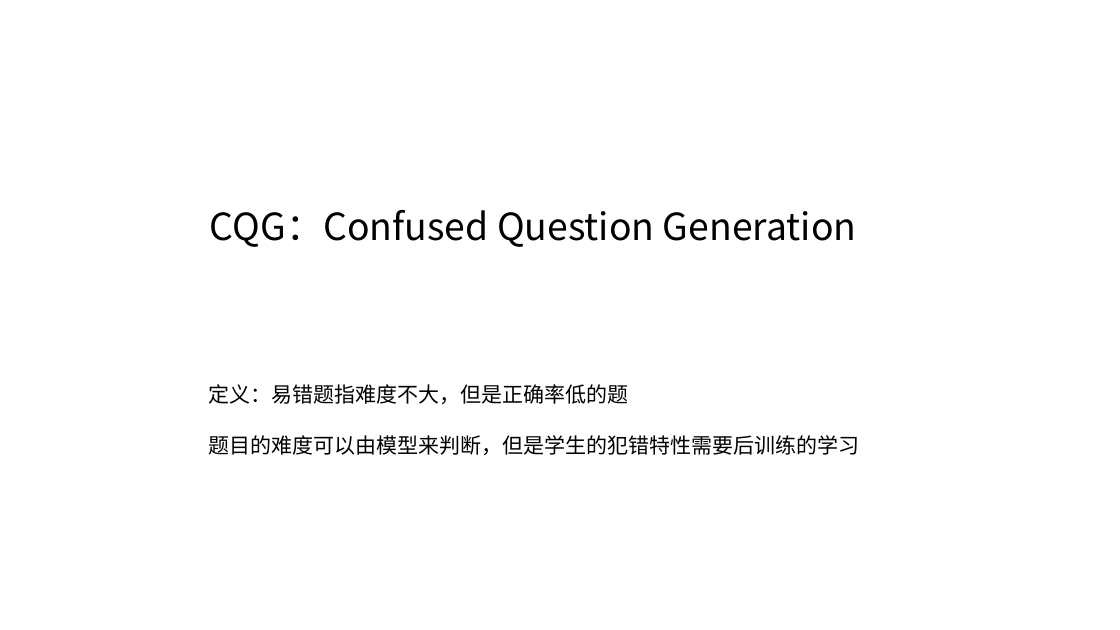
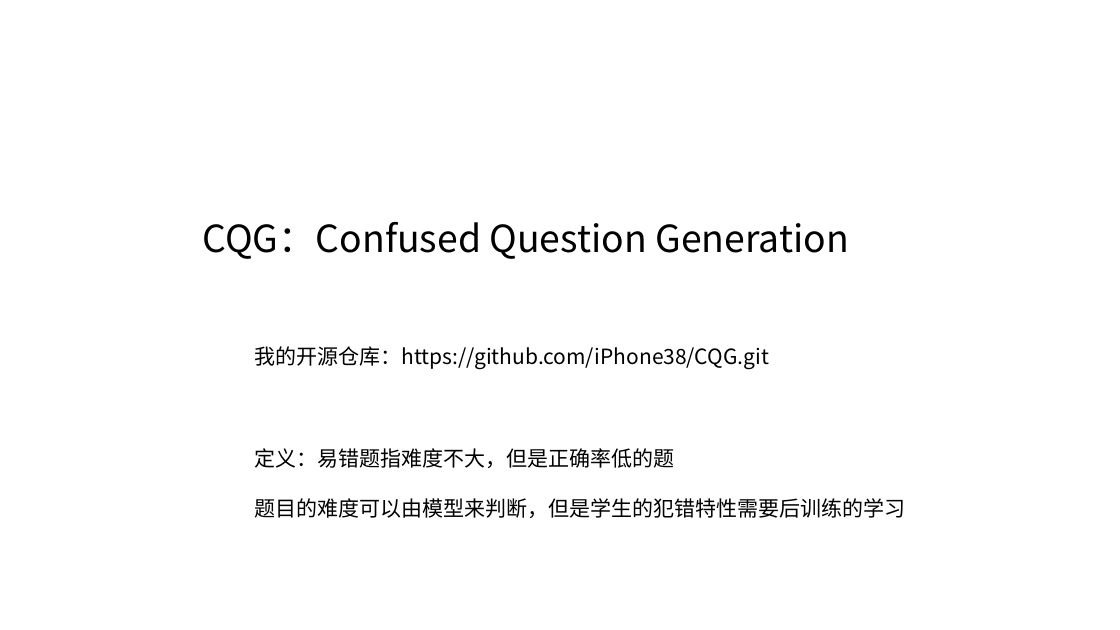
Before and after one commit to iPhone38/CQG, a slide deck: slide 1 of CQG.pptx. Drawn at 1120x630 pixels with LibreOffice and Linux fonts; fonts in the diff are those of the drawing. Boxes give left, top, right and bottom in pixels: in the first picture for what was removed or moved away, otherwise in the second. Text is boxed around its words. In the diff, an @@ line names an element or a change of style, - is before the commit and + after.

Commit message:
updata

```diff
--- a/CQG.pptx
+++ b/CQG.pptx
@@ text "CQG：Confused Question Generation": place and size @@
-text "CQG：Confused Question Generation" at <box>210,210,857,247</box>
+text "CQG：Confused Question Generation" at <box>202,222,849,259</box>
@@ text added at <box>254,346,769,370</box>, 18 pt, text #000000 @@
+我的开源仓库：https://github.com/iPhone38/CQG.git
@@ text "定义：易错题指难度不大，但是正确率低的题": place and size @@
-text "定义：易错题指难度不大，但是正确率低的题" at <box>209,384,860,455</box>
+text "定义：易错题指难度不大，但是正确率低的题" at <box>254,448,905,518</box>
```
